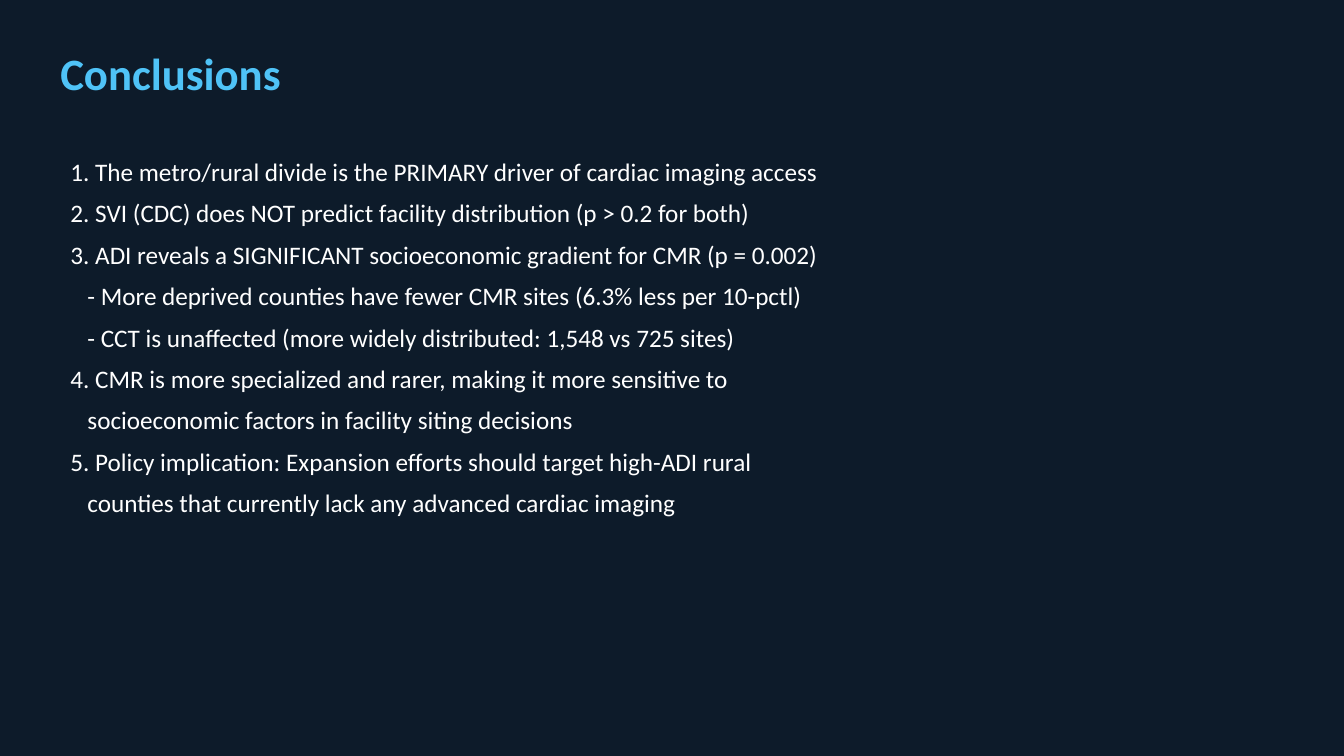
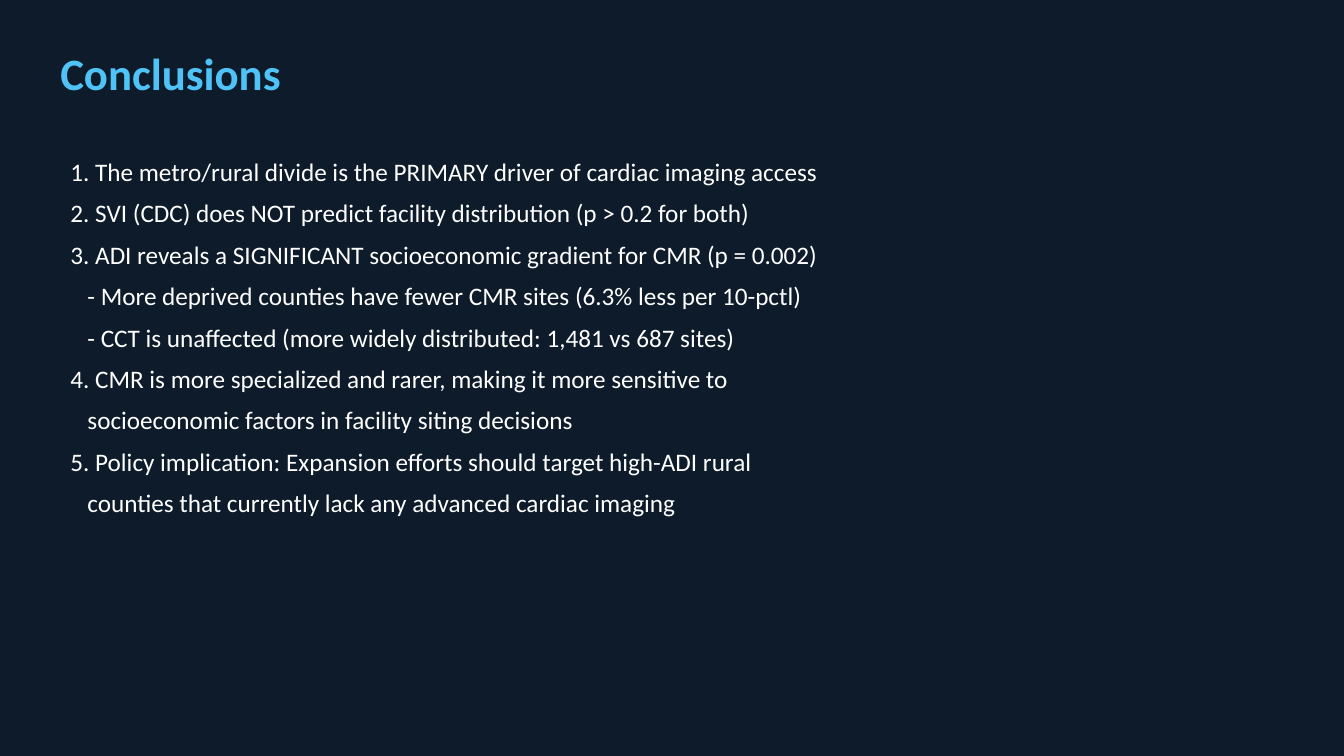
Before and after one commit to abdulrazakucc/geo-spatial-analysis, a slide deck: slide 7 of output/documents/ACR_Cardiac_Imaging_Presentation.pptx. Drawn at 1344x756 pixels with LibreOffice and Linux fonts; fonts in the diff are those of the drawing. Boxes give left, top, right and bottom in pixels: in the first picture for what was removed or moved away, otherwise in the second. Text is boxed around its words. In the diff, an @@ line names an element or a change of style, - is before the commit and + after.

```diff
--- a/output/documents/ACR_Cardiac_Imaging_Presentation.pptx
+++ b/output/documents/ACR_Cardiac_Imaging_Presentation.pptx
@@ text at [101,328,734,351]: text changed @@
-- CCT is unaffected (more widely distributed: 1,548 vs 725 sites)
+- CCT is unaffected (more widely distributed: 1,481 vs 687 sites)
```
Also in this commit, not shown: 5 other slides changed, 5 other files.
